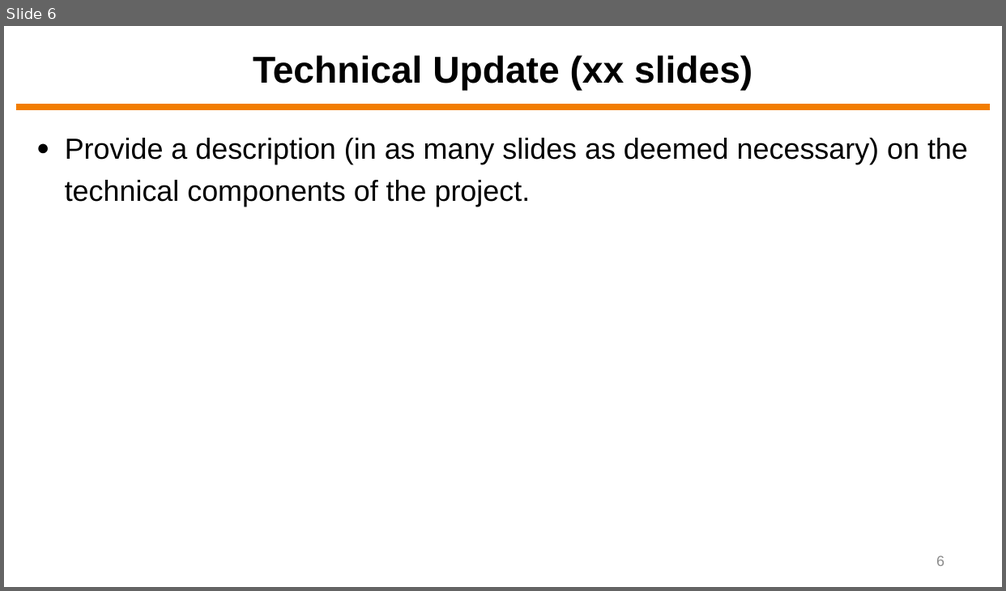
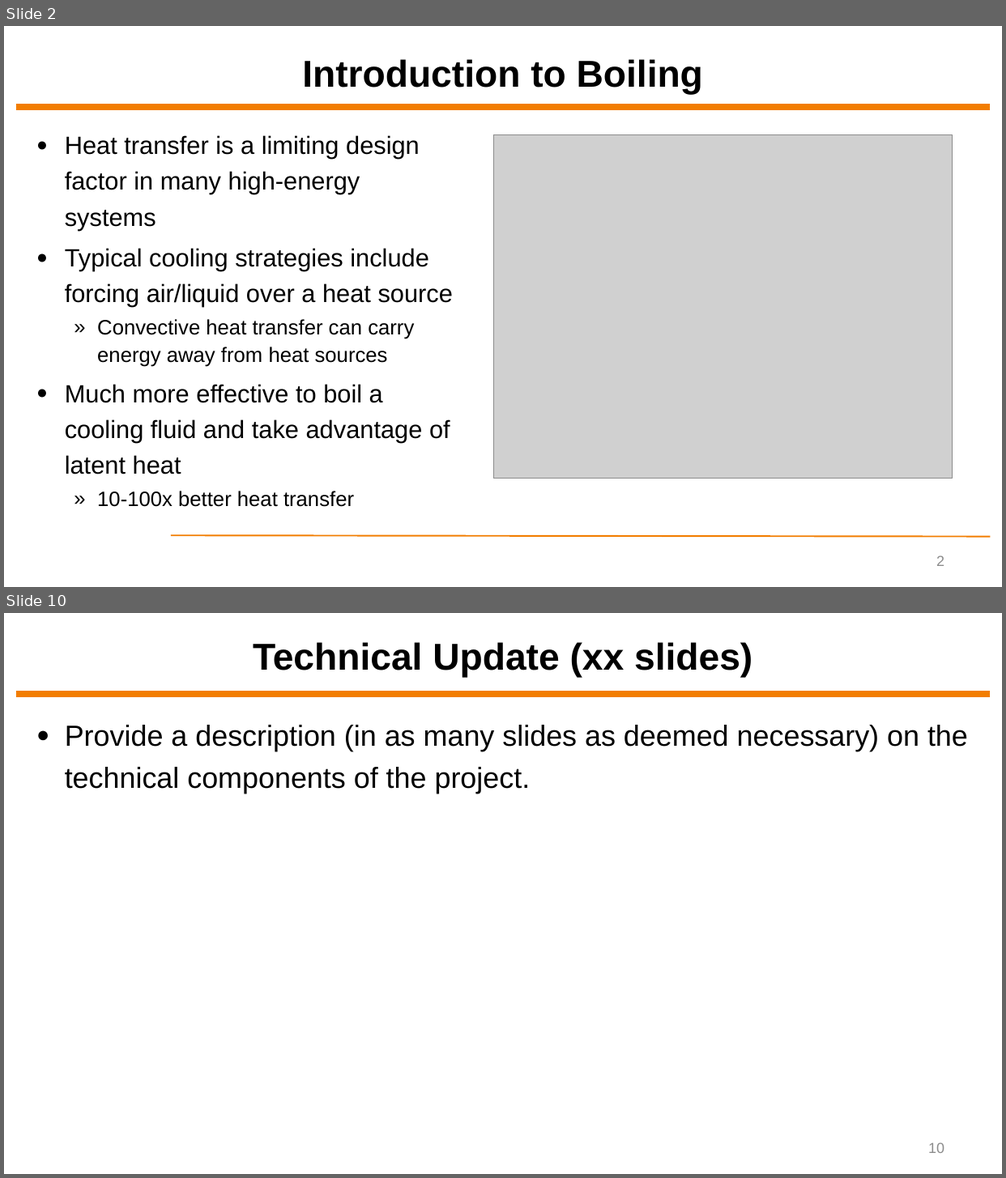
Before and after one commit to ytrivedi315/Final-Project-Yash-Trivedi, a slide deck: Final Presentation/ECEN5743 Final Project Presentation - YT.pptx. Shown one above the other, each under a label of ours: slide 6 before the commit, slides 2 and 10 after it; the slides between them are not shown. The pictures are 1006x591 and 1006x1178 pixels, drawn with LibreOffice and Linux fonts; fonts in the diff are those of the drawing; grey boxes stand for pictures; background and template pictures are left out. Boxes give left, top, right and bottom in pixels: in the first picture for what was removed or moved away, otherwise in the second. Text is boxed around its words. In the diff, an @@ line names an element or a change of style, - is before the commit and + after.

```diff
--- a/Final Presentation/ECEN5743 Final Project Presentation - YT.pptx
+++ b/Final Presentation/ECEN5743 Final Project Presentation - YT.pptx
@@ slide 2 added at [4, 26, 1002, 587], background #FFFFFF; not listed: 1 template element that a slide beside it also shows @@
@@ title added at [302, 59, 703, 94], 36 pt, text #000000, bold @@
+Introduction to Boiling
@@ text added at [65, 135, 453, 507], 24 pt, text #000000 @@
+● Heat transfer is a limiting design factor in many high-energy systems
+● Typical cooling strategies include forcing air/liquid over a heat source
+  » Convective heat transfer can carry energy away from heat sources
+● Much more effective to boil a cooling fluid and take advantage of latent heat
+  » 10-100x better heat transfer
@@ picture added at [493, 135, 953, 479] @@
@@ line added from (171, 535) to (990, 536), #F27D00 1.5 pt @@
@@ page number added at [936, 556, 944, 566], 14 pt, text #8C8C8C @@
+2
@@ what was slide 6 is now slide 10 @@
@@ page number at [928, 1143, 944, 1153]: text changed @@
-6
+10
```
Also in this commit, not shown: 8 other slides added, 10 slides removed, 11 other files.
